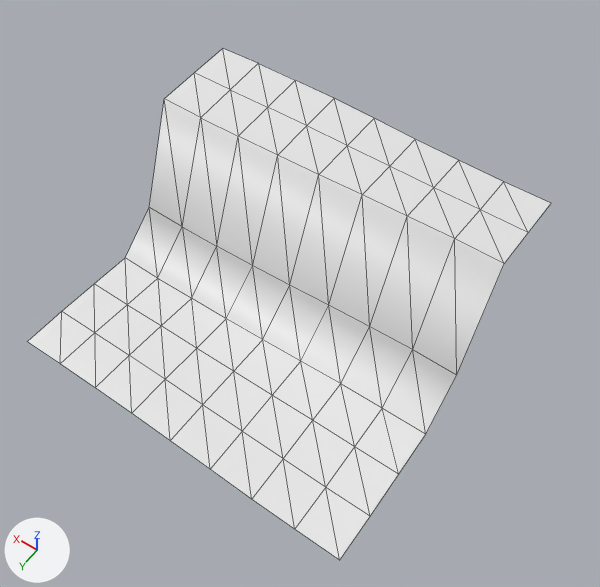
Before and after pictures for a commit that changed the OBJ model models/areas/flats/preview_sand_2_0.obj.
Camera for both pictures: a 50 mm camera at (37.6, 13.3, 38.9) aimed at (54.4, -10.2, 2.0). The axes (+X, +Y, +Z) are drawn at lower left. The lights are the same throughout. The older version comes first. Mesh edges are drawn as thin lines. Where no turn or scale is listed for an object, it has been applied to the vertices. Vertices at exactly the same position are counted once.

In view in the first picture: 'preview_sand_2_0'.
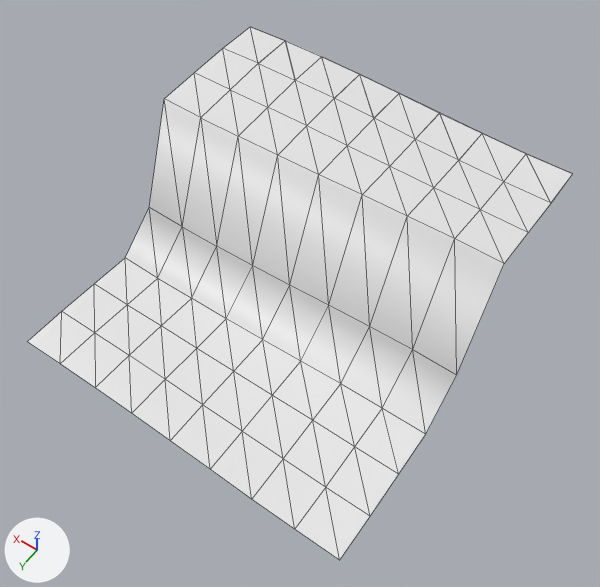
Pixel boxes (x1, y1, x2, y2) of what changed, in the pictures (600 x 587 px):
'preview_sand_2_0', reshaped: before (27, 49, 551, 560); after (27, 27, 572, 560)
part 1 of me_preview_sand_2_0, added: after (223, 27, 572, 203)

The change, as a diff of the scene's bpy script:
```diff
--- a/models/areas/flats/preview_sand_2_0.obj.py
+++ b/models/areas/flats/preview_sand_2_0.obj.py
@@ me_preview_sand_2_0 @@
 # used by ob_preview_sand_2_0; location = (0.0, 0.0, 0.0)
-me_preview_sand_2_0.from_pydata(...)  # 72 vertices, 112 faces; spans x 44.8..66.8, y -19.2..0.0, z -1.7..7.9
+me_preview_sand_2_0.from_pydata(...)  # 105 vertices, 136 faces; spans x 44.7..66.8, y -22.0..0.0, z -1.7..7.9
+# me_preview_sand_2_0 part 1
+# 25 vertices are added at x 44.7..66.7, y -22.0..-19.2, z 7.3..7.9
+# 8 new vertices lie (0.0, -2.8, 0.0) away from vertices in x 44.8..66.8, y -19.2, z 7.4..7.9
+# 24 new faces join them
```
